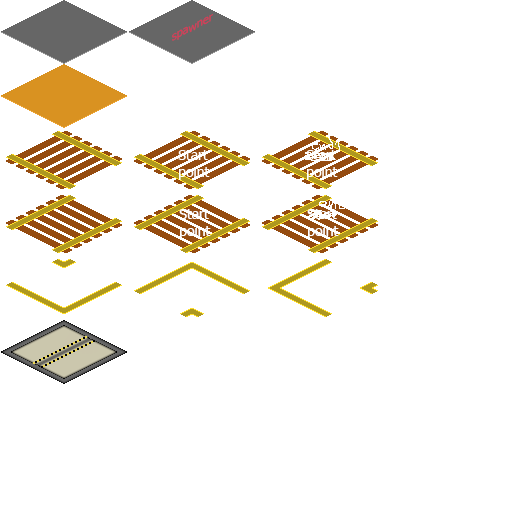
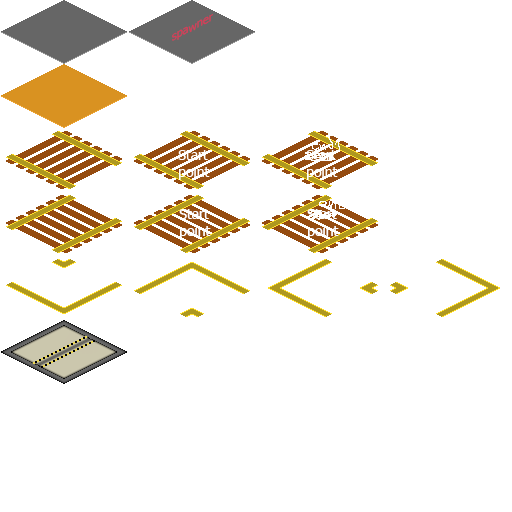
Layers edited between the first and the second 512x512 image:
showed "Layer 7 copy" over [left=390, top=259, right=500, bottom=317]
